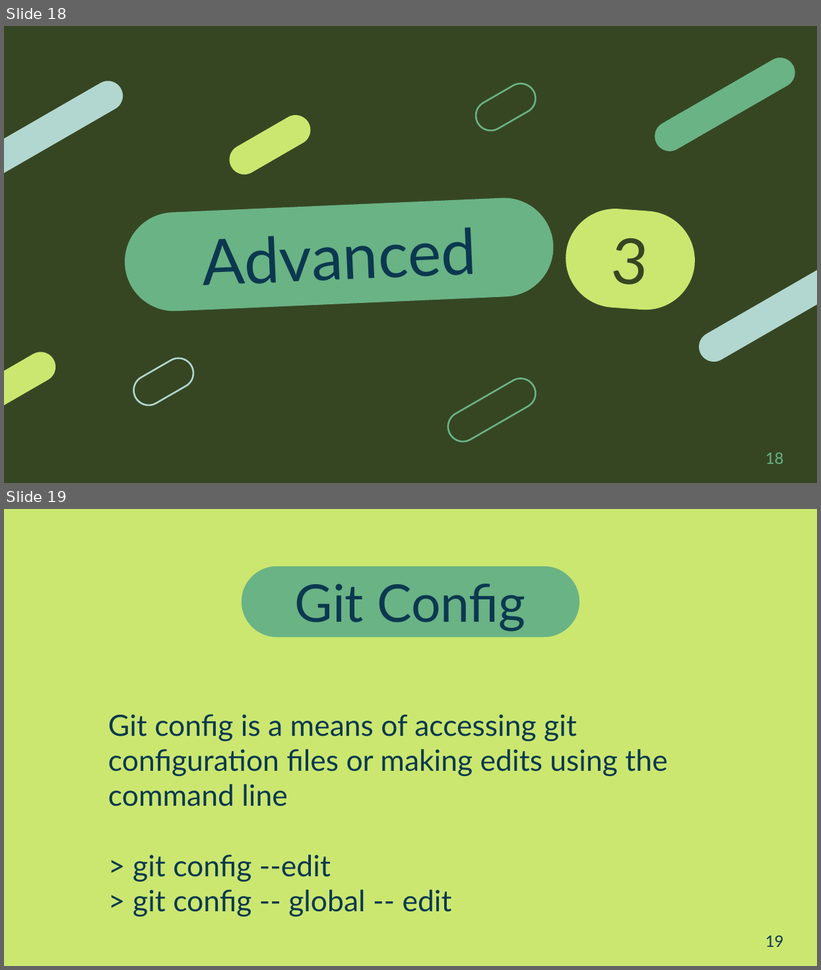
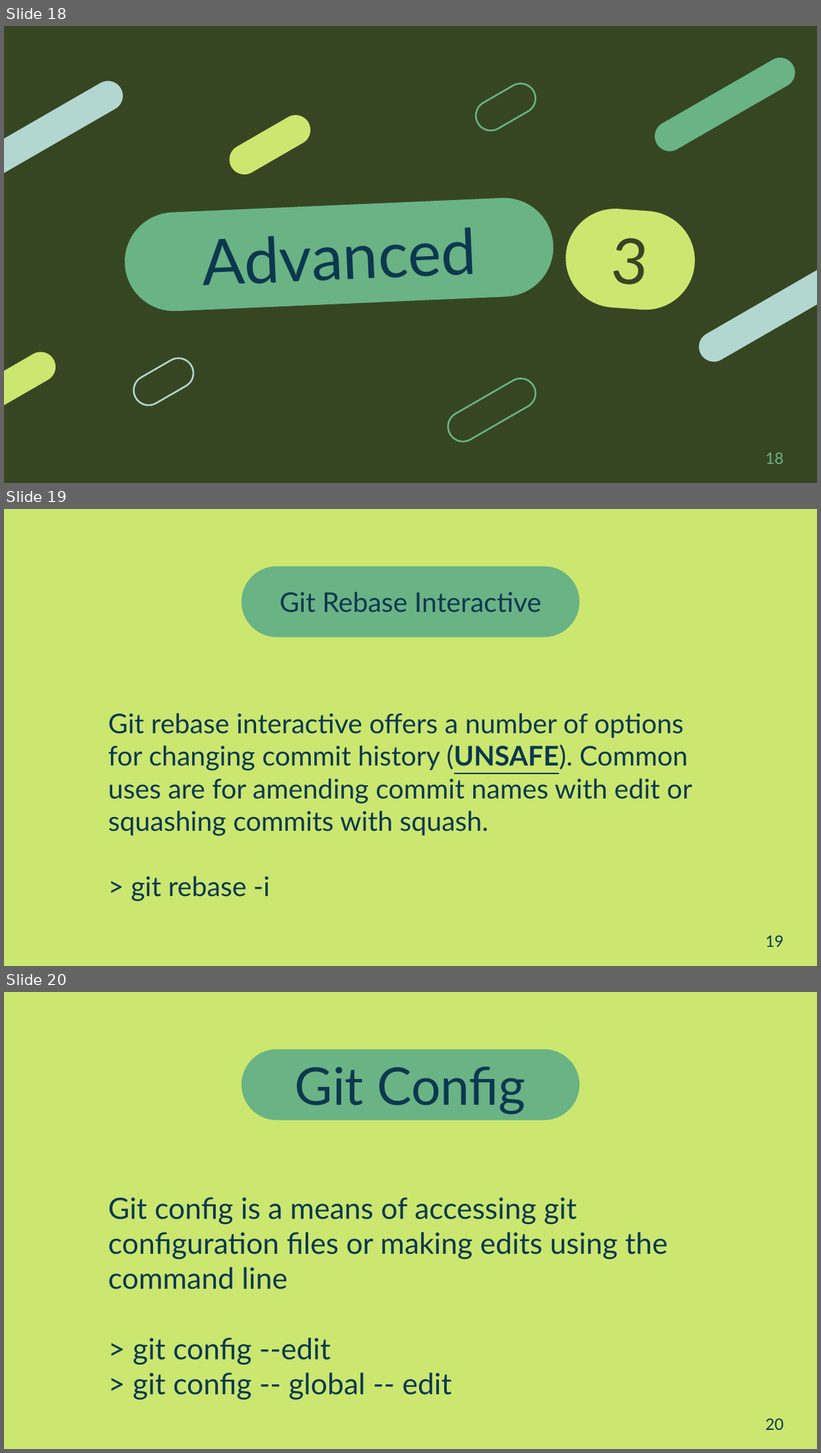
Before and after one commit to Steelstone3/Community-Of-Practice, a slide deck: presentations/Git.pptx. Shown one above the other, each under a label of ours: slides 18 and 19 before the commit, slides 18, 19 and 20 after it. The pictures are 821x970 and 821x1453 pixels, drawn with LibreOffice and Linux fonts; fonts in the diff are those of the drawing. Boxes give left, top, right and bottom in pixels: in the first picture for what was removed or moved away, otherwise in the second. Text is boxed around its words. In the diff, an @@ line names an element or a change of style, - is before the commit and + after.

Commit message:
update

```diff
--- a/presentations/Git.pptx
+++ b/presentations/Git.pptx
@@ slide 19 added at <box>4,509,817,966</box>, background #CBE770 @@
@@ rounded rectangle added at <box>242,566,580,636</box>, fill #6AB385, 24 pt, text #0B384F @@
+Git Rebase Interactive
@@ title added at <box>108,713,692,901</box>, 24 pt, text #0B384F @@
+Git rebase interactive offers a number of options for changing commit history (UNSAFE). Common uses are for amending commit names with edit or squashing commits with squash.
+> git rebase -i
@@ page number added at <box>766,935,784,947</box>, 14 pt, text #0B384F @@
+19
@@ what was slide 19 is now slide 20 @@
@@ page number at <box>766,1418,784,1430</box>: text changed @@
-19
+20
```
